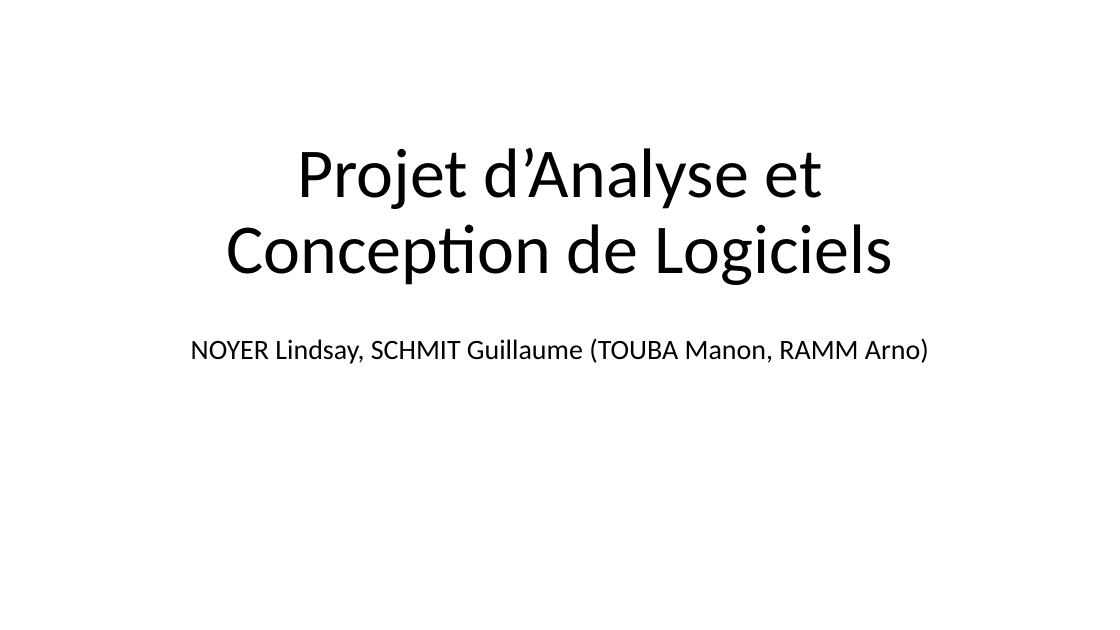
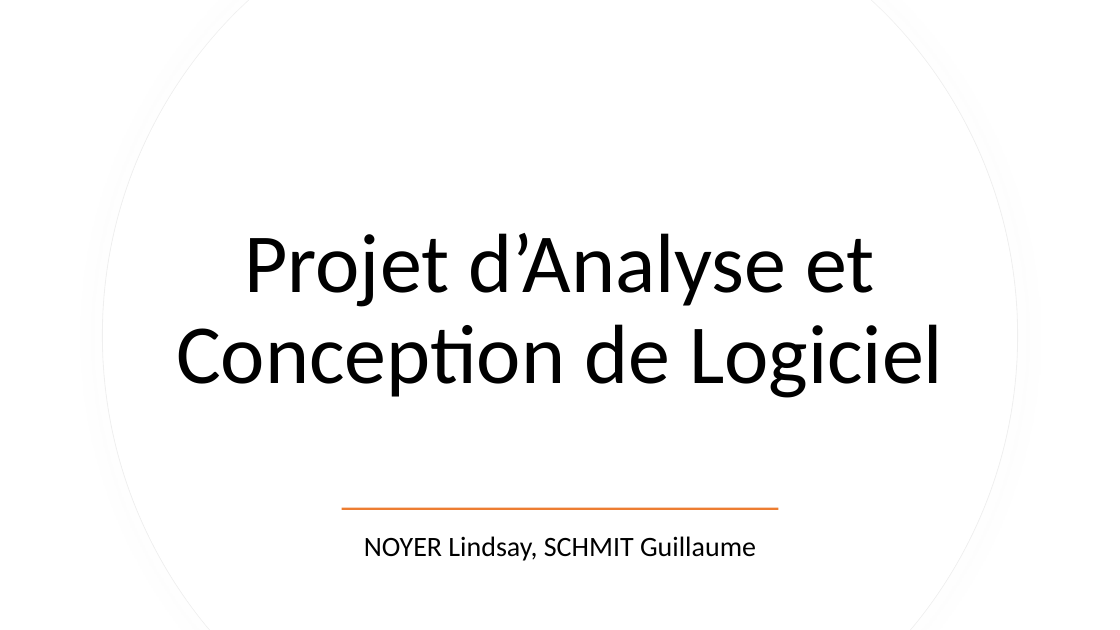
Before and after one commit to HamaraH/projet_labyrinthe, a slide deck: slide 1 of Présentation ACL.pptx. Drawn at 1120x630 pixels with LibreOffice and Linux fonts; fonts in the diff are those of the drawing. Boxes give left, top, right and bottom in pixels: in the first picture for what was removed or moved away, otherwise in the second. Text is boxed around its words. In the diff, an @@ line names an element or a change of style, - is before the commit and + after.

```diff
--- a/Présentation ACL.pptx
+++ b/Présentation ACL.pptx
@@ freeform shape added at [103,0,1018,630], fill #FFFFFF, outline #EFEFEF 0.75 pt @@
@@ freeform shape added at [103,0,1017,630], fill #FFFFFF @@
@@ title at [176,233,943,398]: text changed; size 60 to 72 pt @@
-Projet d’Analyse et Conception de Logiciels
+Projet d’Analyse et Conception de Logiciel
@@ rectangle added at [342,507,779,510], fill #ED7D31 @@
@@ subtitle "NOYER Lindsay, SCHMIT Guillaume" at [364,536,756,561]: vertical alignment top to middle @@
@@ subtitle at [364,536,756,561]: text changed @@
-NOYER Lindsay, SCHMIT Guillaume (TOUBA Manon, RAMM Arno)
+NOYER Lindsay, SCHMIT Guillaume
```
Also in this commit, not shown: 6 other slides changed, 1 slide added.
